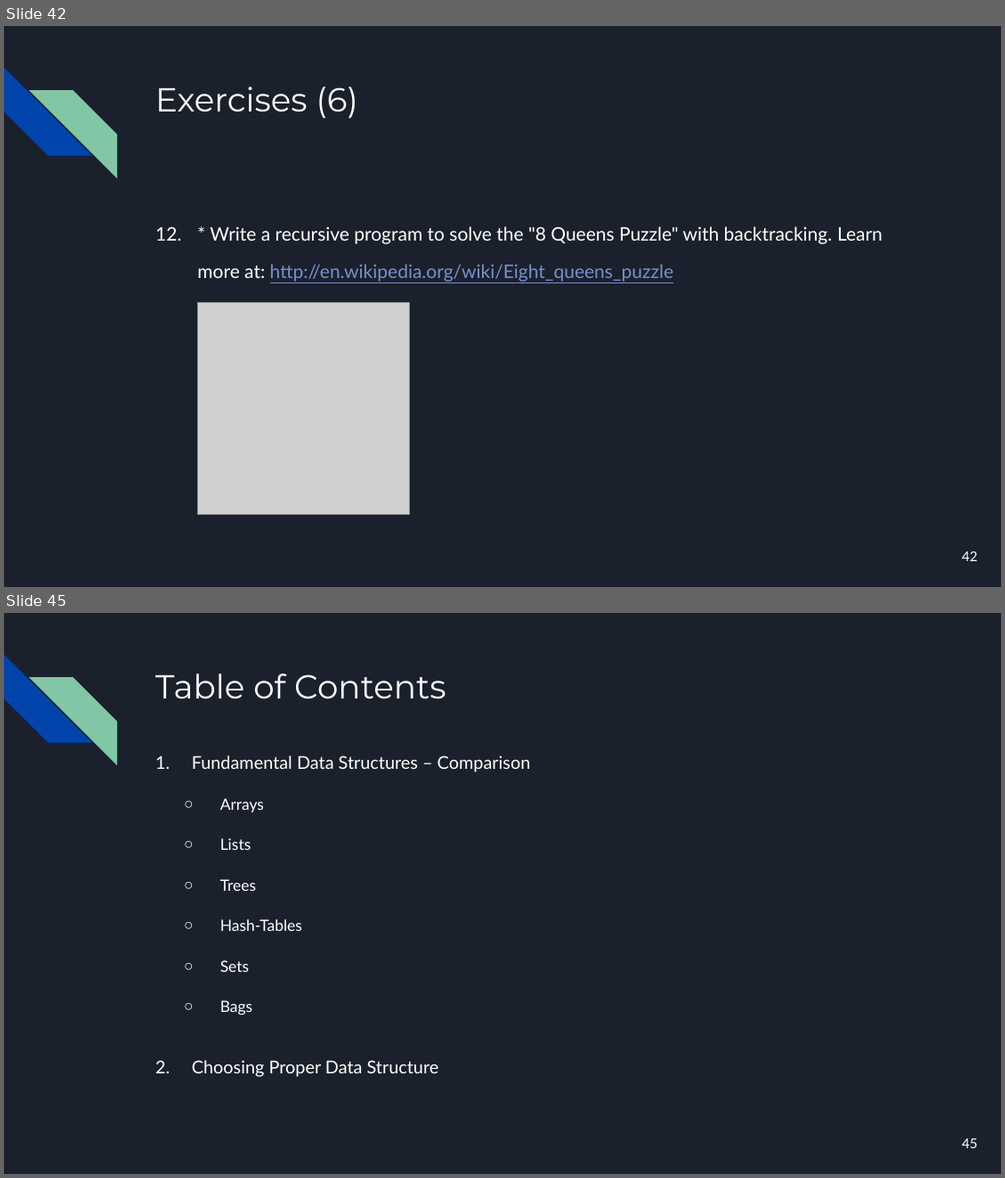
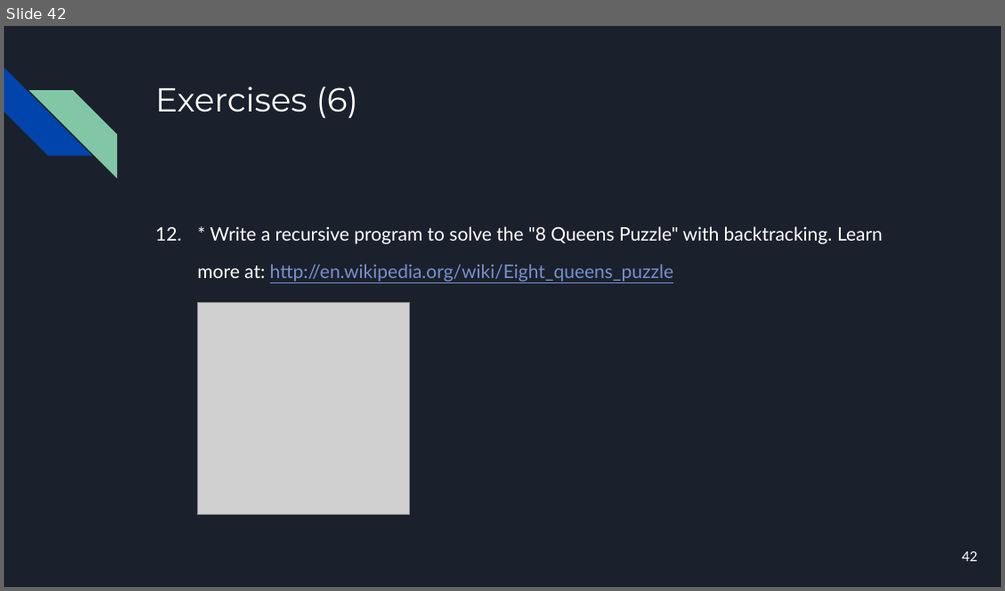
Before and after one commit to bulhard/DSA2022, a slide deck: _Presentations/08 Recursion.pptx. Shown one above the other, each under a label of ours: slides 42 and 45 before the commit, slide 42 after it; the slides between them are not shown. The pictures are 1005x1178 and 1005x591 pixels, drawn with LibreOffice and Linux fonts; fonts in the diff are those of the drawing; grey boxes stand for pictures. Boxes give left, top, right and bottom in pixels: in the first picture for what was removed or moved away, otherwise in the second. Text is boxed around its words. In the diff, an @@ line names an element or a change of style, - is before the commit and + after.

```diff
--- a/_Presentations/08 Recursion.pptx
+++ b/_Presentations/08 Recursion.pptx
@@ slide 45 removed at (4, 613, 1001, 1174), background #1B212C; not listed: 2 template elements that a slide beside it also shows @@
@@ title removed at (155, 674, 445, 699) @@
-Table of Contents
@@ text removed at (192, 755, 531, 1077) @@
-1. Fundamental Data Structures – Comparison
-  ○ Arrays
-  ○ Lists
-  ○ Trees
-  ○ Hash-Tables
-  ○ Sets
-  ○ Bags
-2. Choosing Proper Data Structure
@@ page number removed at (962, 1138, 978, 1148) @@
-45
```
Also in this commit, not shown: 12 other slides removed.
